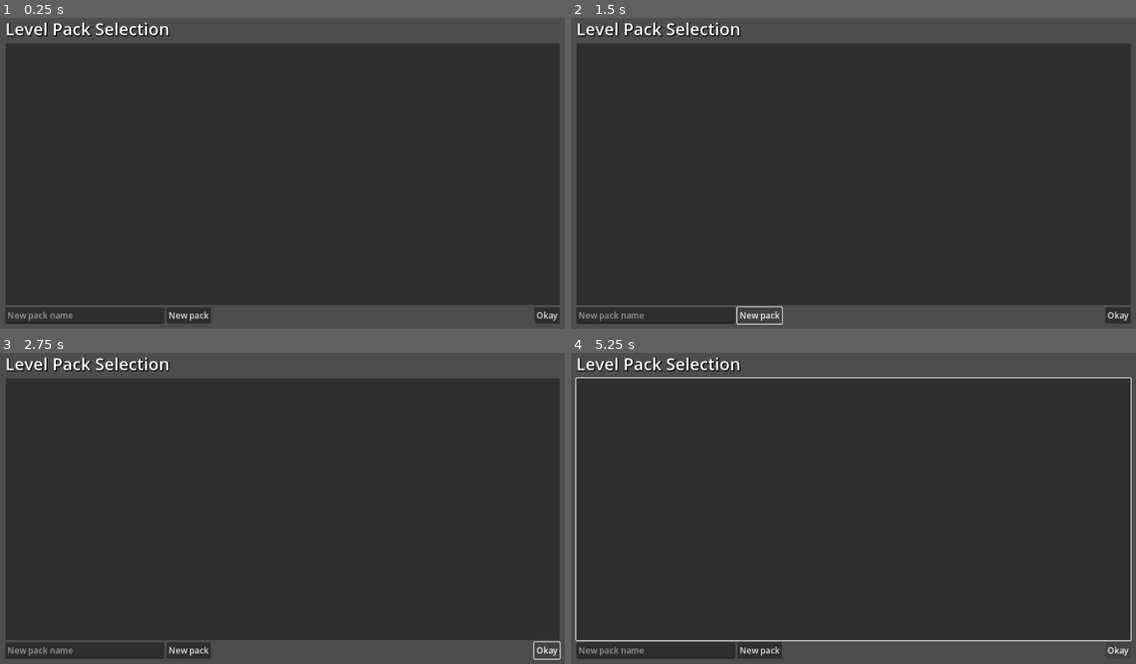
Above: before the commit, frames 1-4 (two rows, left to right).
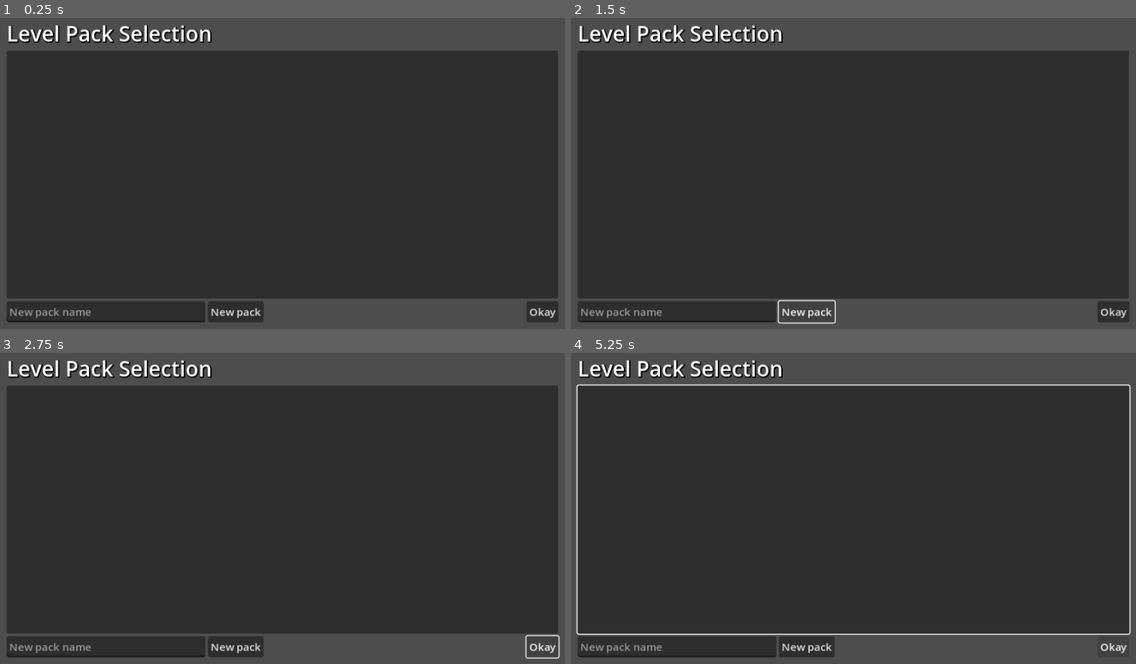
Above: after the commit, the same moments.

Repository: mrjuan1/soko-clone-prototype
Game: Godot game, scene res://PackSelection.tscn
Same seed, same stepped clock (60 frames per second), same inputs: the game is played once before the commit and once after it.
Inputs:
- Up to frame 1 (0.25 s): no input
- Up to frame 2 (1.5 s): click "New pack" at 0.5 s; click "New pack" at 1.25 s
- Up to frame 3 (2.75 s): click "Okay" at 2 s
- Up to frame 4 (5.25 s): tap Enter (place) at 2.75 s; hold Right (right) 2.78-3.53 s; tap C (center_camera) at 2.85 s; tap R (restart) at 3.5, 4.25, 5 s; hold Down (down) 3.53-4.28 s; tap Delete (delete) at 3.6 s; hold Right (right) 4.28-5.03 s; tap E (edit) at 4.35 s; hold Up (up) from 5.03 s (still down); tap . (next_level) at 5.1 s

The runs differ from the first frame. In frame 1, 6.5% of the frame differs, in the area x 1-99%, y 1-99%; in frame 2, 6.3%; in frame 3, 6.5%; in frame 4, 7.6%, in the area x 0-100%, y 1-99%.

Commit message:
feature: add icon, change to compatibility renderer and update some project settings

Diff:
--- a/Scripts/levels.gd
+++ b/Scripts/levels.gd
@@ -41,8 +41,8 @@
 				clear_level()
 
 			file.seek(1 + (level * LEVEL_SIZE))
-			for x in LEVEL_X_SIZE:
-				for y in LEVEL_Y_SIZE:
+			for x: int in LEVEL_X_SIZE:
+				for y: int in LEVEL_Y_SIZE:
 					level_grid[x][y] = file.get_8()
 			file.close()
 
@@ -62,8 +62,8 @@
 		file.store_8(levels)
 
 		file.seek(1 + (level * LEVEL_SIZE))
-		for x in LEVEL_X_SIZE:
-			for y in LEVEL_Y_SIZE:
+		for x: int in LEVEL_X_SIZE:
+			for y: int in LEVEL_Y_SIZE:
 				file.store_8(level_grid[x][y])
 		file.close()
 
@@ -73,9 +73,9 @@
 
 func clear_level() -> void:
 	level_grid = []
-	for x in LEVEL_X_SIZE:
+	for x: int in LEVEL_X_SIZE:
 		level_grid.append([])
-		for y in LEVEL_Y_SIZE:
+		for y: int in LEVEL_Y_SIZE:
 			level_grid[x].append(0)
 	level_changed = true
 
@@ -95,8 +95,8 @@
 	var boxes: int = 0
 	var targets: int = 0
 
-	for x in LEVEL_X_SIZE:
-		for y in LEVEL_Y_SIZE:
+	for x: int in LEVEL_X_SIZE:
+		for y: int in LEVEL_Y_SIZE:
 			match level_grid[x][y] - 1:
 				OT_PLAYER:
 					players += 1
--- a/Scripts/progress.gd
+++ b/Scripts/progress.gd
@@ -18,7 +18,7 @@
 	var file: FileAccess = FileAccess.open(progress_file, FileAccess.WRITE)
 	if file:
 		file.store_8(0)
-		for i in Levels.levels:
+		for i: int in Levels.levels:
 			file.store_16(0)
 		file.close()
 		return true
--- a/icon.svg
+++ /dev/null
@@ -1 +0,0 @@
-<svg height="128" width="128" xmlns="http://www.w3.org/2000/svg"><rect x="2" y="2" width="124" height="124" rx="14" fill="#363d52" stroke="#212532" stroke-width="4"/><g transform="scale(.101) translate(122 122)"><g fill="#fff"><path d="M105 673v33q407 354 814 0v-33z"/><path fill="#478cbf" d="m105 673 152 14q12 1 15 14l4 67 132 10 8-61q2-11 15-15h162q13 4 15 15l8 61 132-10 4-67q3-13 15-14l152-14V427q30-39 56-81-35-59-83-108-43 20-82 47-40-37-88-64 7-51 8-102-59-28-123-42-26 43-46 89-49-7-98 0-20-46-46-89-64 14-123 42 1 51 8 102-48 27-88 64-39-27-82-47-48 49-83 108 26 42 56 81zm0 33v39c0 276 813 276 813 0v-39l-134 12-5 69q-2 10-14 13l-162 11q-12 0-16-11l-10-65H447l-10 65q-4 11-16 11l-162-11q-12-3-14-13l-5-69z"/><path d="M483 600c3 34 55 34 58 0v-86c-3-34-55-34-58 0z"/><circle cx="725" cy="526" r="90"/><circle cx="299" cy="526" r="90"/></g><g fill="#414042"><circle cx="307" cy="532" r="60"/><circle cx="717" cy="532" r="60"/></g></g></svg>
--- a/project.godot
+++ b/project.godot
@@ -12,10 +12,9 @@
 
 config/name="Soko Clone Prototype"
 config/description="A prototype Sokoban clone with a level editor and level pack support"
-config/tags=PackedStringArray("test")
+config/tags=PackedStringArray("done")
 run/main_scene="res://PackSelection.tscn"
 config/features=PackedStringArray("4.2", "Forward Plus")
-config/icon="res://icon.svg"
 
 [autoload]
 
@@ -34,11 +33,15 @@
 [debug]
 
 gdscript/warnings/untyped_declaration=2
+gdscript/warnings/inferred_declaration=1
+gdscript/warnings/unsafe_property_access=1
+gdscript/warnings/unsafe_method_access=1
+gdscript/warnings/unsafe_cast=1
 
 [display]
 
-window/size/viewport_width=1600
-window/size/viewport_height=900
+window/size/viewport_width=1280
+window/size/viewport_height=720
 window/energy_saving/keep_screen_on=false
 window/stretch/mode="canvas_items"
 window/stretch/aspect="ignore"
@@ -164,6 +167,12 @@
 [rendering]
 
 occlusion_culling/bvh_build_quality=0
+rendering_device/driver="opengl3"
+gl_compatibility/driver.windows="opengl3_angle"
+gl_compatibility/driver.linuxbsd="opengl3_es"
+gl_compatibility/driver.macos="opengl3_angle"
+renderer/rendering_method="gl_compatibility"
+renderer/rendering_method.mobile="gl_compatibility"
 lights_and_shadows/directional_shadow/size=256
 lights_and_shadows/directional_shadow/size.mobile=256
 lights_and_shadows/directional_shadow/soft_shadow_filter_quality=0
@@ -186,7 +195,7 @@
 global_illumination/sdfgi/frames_to_converge=0
 global_illumination/sdfgi/frames_to_update_lights=4
 environment/volumetric_fog/use_filter=0
-anti_aliasing/quality/msaa_3d=2
+anti_aliasing/quality/screen_space_aa=1
 lights_and_shadows/positional_shadow/atlas_size=256
 lights_and_shadows/positional_shadow/atlas_size.mobile=256
 lights_and_shadows/positional_shadow/atlas_quadrant_0_subdiv=0
Not shown, changed: export_presets.cfg
Binary file added: icon.ico
Not shown, removed: icon.svg.import
Not shown, changed: .gitignore
Not shown, added: exports/web/.gitkeep
Not shown, added: icon.xcf
